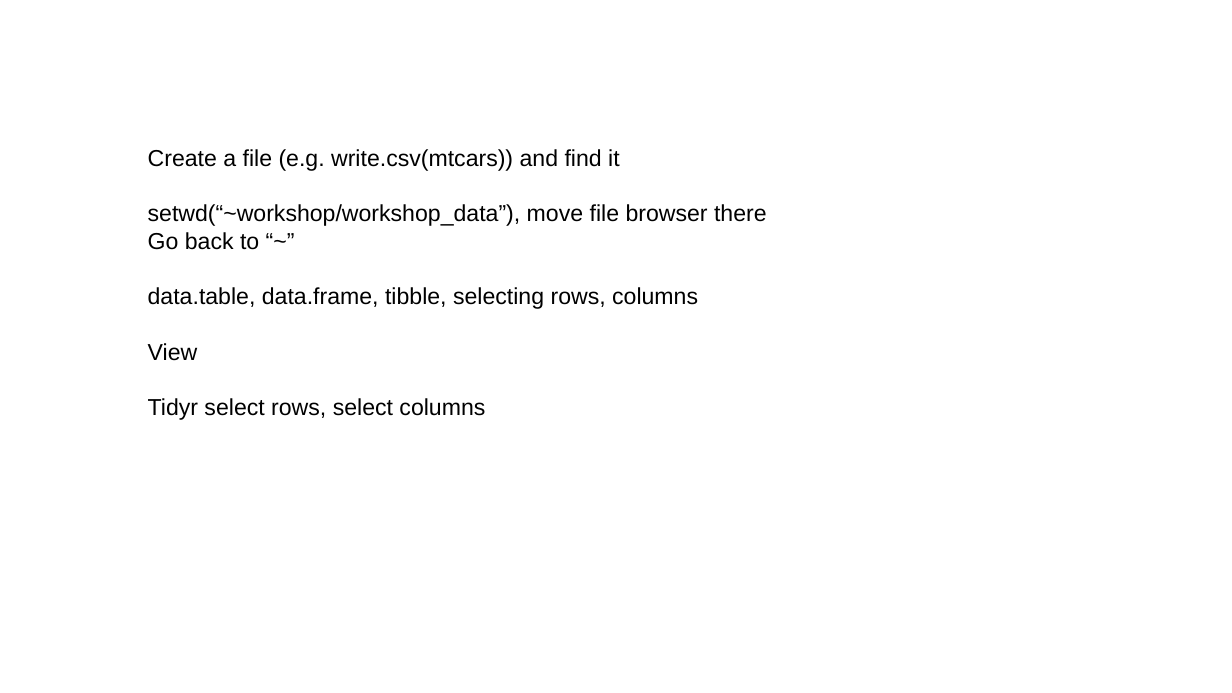
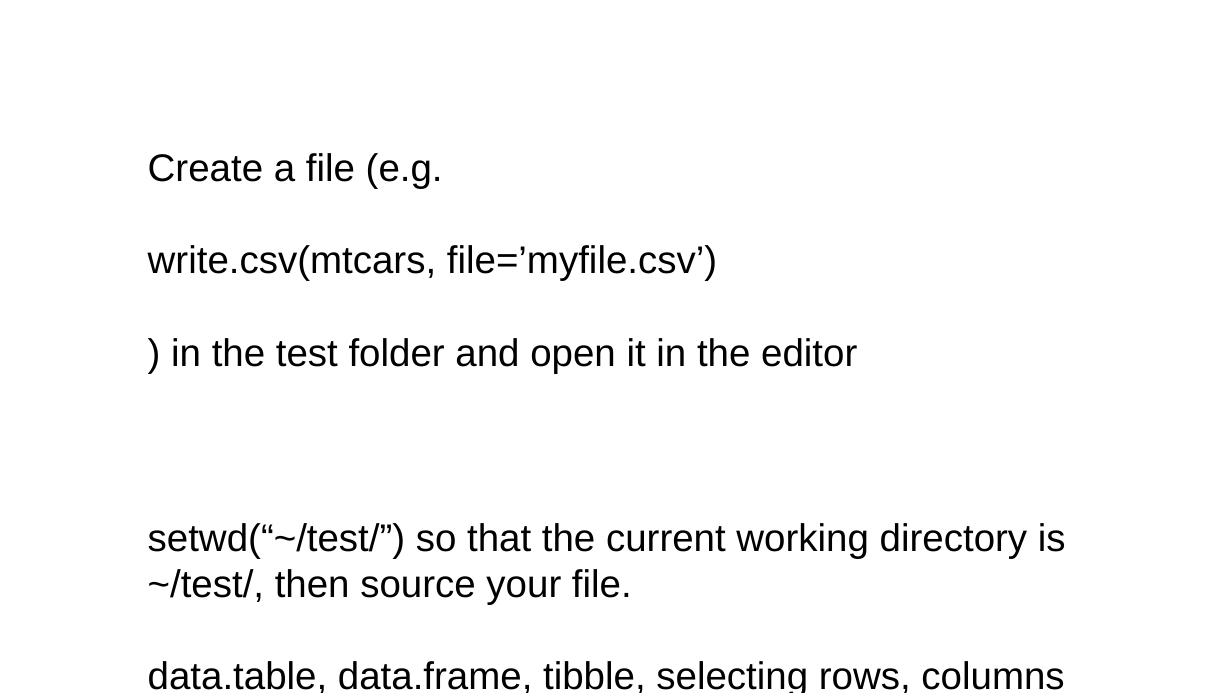
Before and after one commit to steverozen/handouts2026, a slide deck: slide 22 of Steve_Rozen_bioinformatics-on-ramp_2026_08_03.pptx. Drawn at 1232x693 pixels with LibreOffice and Linux fonts; fonts in the diff are those of the drawing. Boxes give left, top, right and bottom in pixels: in the first picture for what was removed or moved away, otherwise in the second. Text is boxed around its words. In the diff, an @@ line names an element or a change of style, - is before the commit and + after.

```diff
--- a/Steve_Rozen_bioinformatics-on-ramp_2026_08_03.pptx
+++ b/Steve_Rozen_bioinformatics-on-ramp_2026_08_03.pptx
@@ text at [148, 153, 1066, 605]: text changed; size 18 to 30 pt @@
-Create a file (e.g. write.csv(mtcars)) and find it
-setwd(“~workshop/workshop_data”), move file browser there
-Go back to “~”
+Create a file (e.g.
+write.csv(mtcars, file=’myfile.csv’)
+) in the test folder and open it in the editor
+setwd(“~/test/”) so that the current working directory is ~/test/, then source your file.
@@ text at [148, 661, 1064, 693]: size 18 to 30 pt in "data.table, data.frame, tibble, selecting rows, columns", "View", "Tidyr select rows, select columns" @@
```
Also in this commit, not shown: 2 other slides changed, 1 other file.
